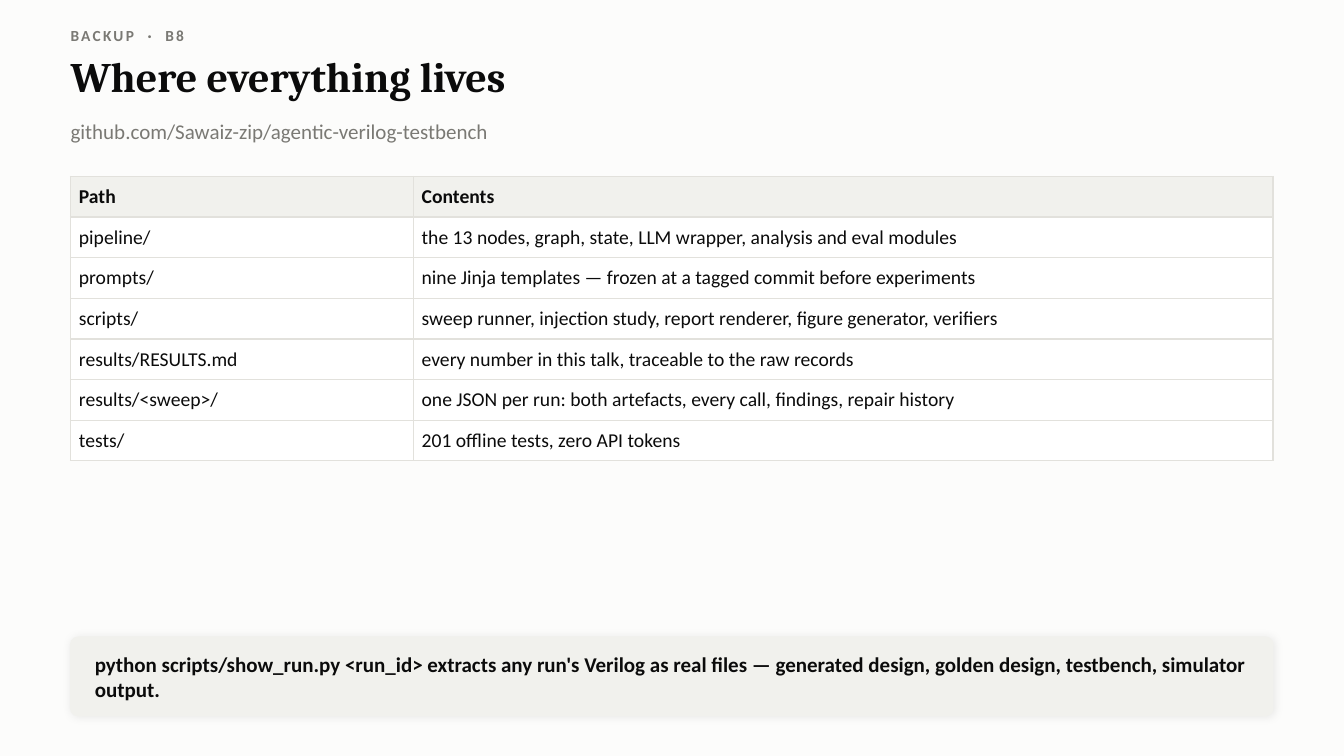
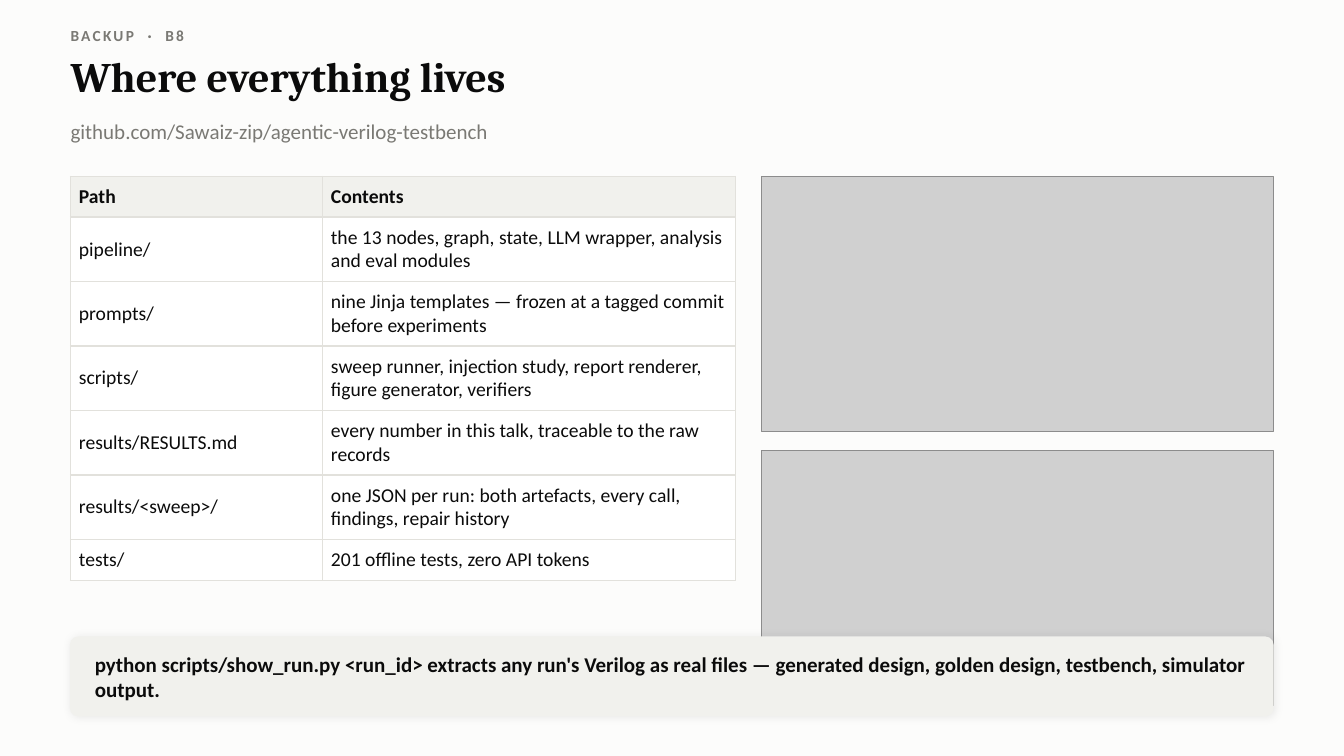
Before and after one commit to Sawaiz-zip/agentic-verilog-testbench, a slide deck: slide 25 of docs/presentation.pptx. Drawn at 1344x756 pixels with LibreOffice and Linux fonts; fonts in the diff are those of the drawing; grey boxes stand for pictures. Boxes give left, top, right and bottom in pixels: in the first picture for what was removed or moved away, otherwise in the second. Text is boxed around its words. In the diff, an @@ line names an element or a change of style, - is before the commit and + after.

```diff
--- a/docs/presentation.pptx
+++ b/docs/presentation.pptx
@@ table: place and size @@
-table at [71,176,1273,454]
+table at [71,176,736,573]
@@ picture added at [761,176,1273,432] @@
@@ picture added at [761,451,1273,706] @@
```
Also in this commit, not shown: 1 other slide changed, 3 other files.
